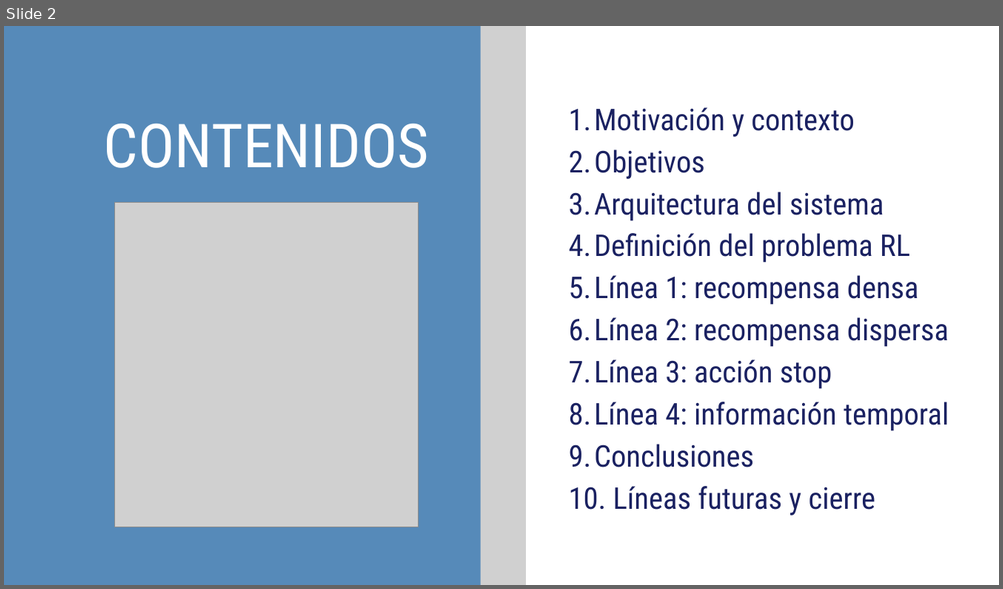
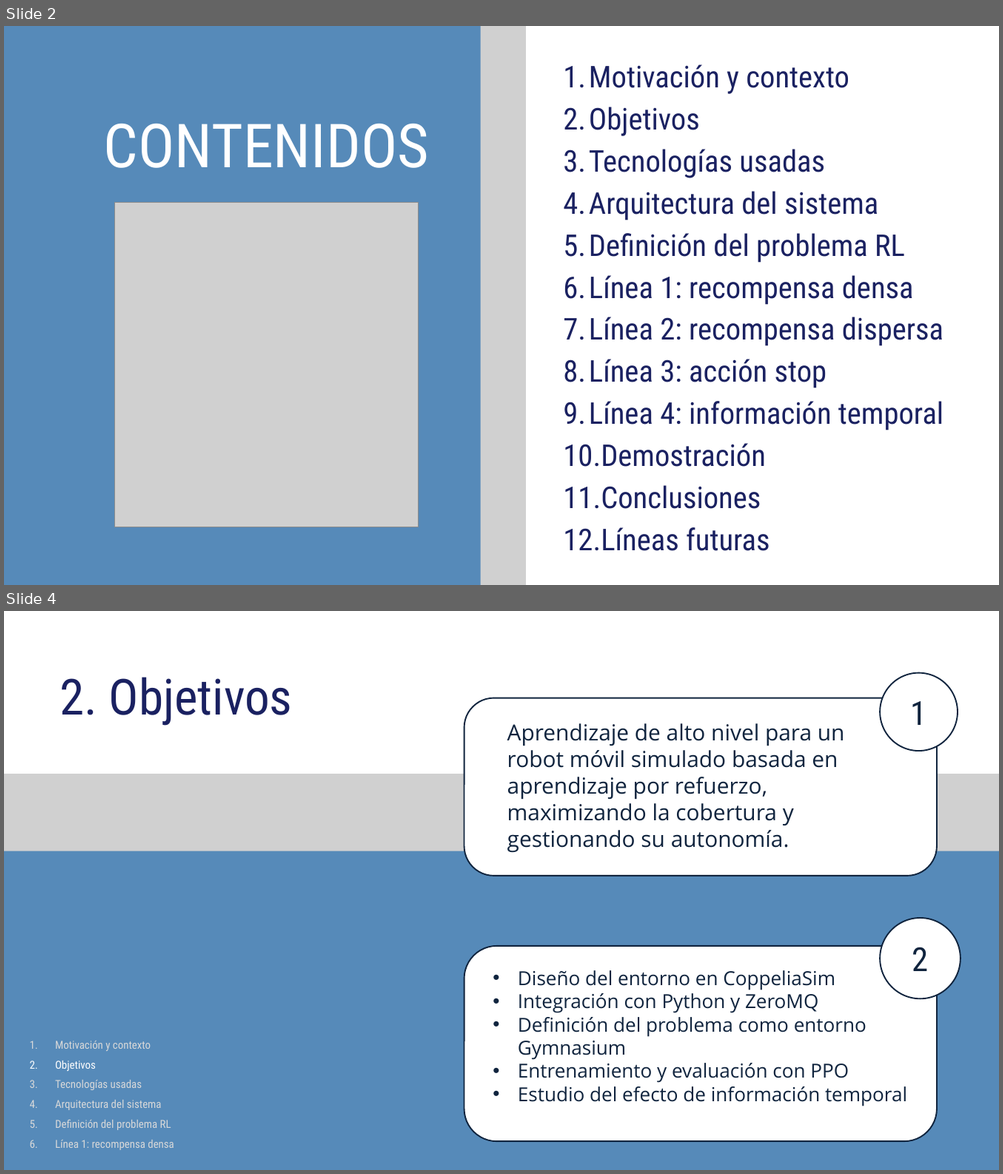
Before and after one commit to davidsolero/TFG-Coppelia-Reinforcement-Learning, a slide deck: redaccion/defensa/Presentación Trabajo Final Tesis Profesional Moderna Sencilla Azul .pptx. Shown one above the other, each under a label of ours: slide 2 before the commit, slides 2 and 4 after it; the slides between them are not shown. The pictures are 1003x589 and 1003x1174 pixels, drawn with LibreOffice and Linux fonts; fonts in the diff are those of the drawing; grey boxes stand for pictures. Boxes give left, top, right and bottom in pixels: in the first picture for what was removed or moved away, otherwise in the second. Text is boxed around its words. In the diff, an @@ line names an element or a change of style, - is before the commit and + after.

```diff
--- a/redaccion/defensa/Presentación Trabajo Final Tesis Profesional Moderna Sencilla Azul .pptx
+++ b/redaccion/defensa/Presentación Trabajo Final Tesis Profesional Moderna Sencilla Azul .pptx
@@ slide 4 added at <box>4,611,999,1170</box>, background #568AB9 @@
@@ freeform shape added at <box>4,611,999,774</box>, fill #FFFFFF @@
@@ text added at <box>60,677,293,726</box>, 72 pt, text #1A2161 @@
+2. Objetivos
@@ ellipse added at <box>879,672,957,751</box>, fill #FFFFFF, outline #0F243E 2 pt, 48 pt, text #0F243E @@
+1
@@ rounded rectangle added at <box>464,698,936,876</box>, fill #FFFFFF, outline #0F243E 2 pt @@
@@ text added at <box>507,723,845,852</box>, 32 pt, text #0F243E @@
+Aprendizaje de alto nivel para un robot móvil simulado basada en aprendizaje por refuerzo, maximizando la cobertura y gestionando su autonomía.
@@ picture added at <box>4,760,999,851</box> @@
@@ ellipse added at <box>879,918,960,999</box>, fill #FFFFFF, outline #0F243E 2 pt, 48 pt, text #0F243E @@
+2
@@ rounded rectangle added at <box>464,946,936,1142</box>, fill #FFFFFF, outline #0F243E 2 pt @@
@@ text added at <box>518,971,907,1107</box>, 28 pt, text #0F243E @@
+• Diseño del entorno en CoppeliaSim
+• Integración con Python y ZeroMQ
+• Definición del problema como entorno Gymnasium
+• Entrenamiento y evaluación con PPO
+• Estudio del efecto de información temporal
@@ text added at <box>55,1041,173,1150</box>, 16 pt, text #D9D9D9 @@
+  1. Motivación y contexto
+  2. Objetivos
+  3. Tecnologías usadas
+  4. Arquitectura del sistema
+  5. Definición del problema RL
+  6. Línea 1: recompensa densa
@@ slide 2 changed as well @@
@@ freeform shape at <box>525,26,999,585</box>: outline redrawn @@
@@ text "Motivación y contexto": place and size @@
-text "Motivación y contexto" at <box>569,107,948,516</box>
+text "Motivación y contexto" at <box>563,64,943,551</box>
@@ text at <box>563,149,825,178</box>: paragraph added @@
+  3. Tecnologías usadas
@@ text at <box>563,443,765,467</box>: paragraph added @@
+  10. Demostración
@@ text at <box>563,528,770,551</box>: text changed @@
-  10. Líneas futuras y cierre
+  12. Líneas futuras
```
Also in this commit, not shown: 6 other slides changed, 11 other slides added, 8 slides removed.
